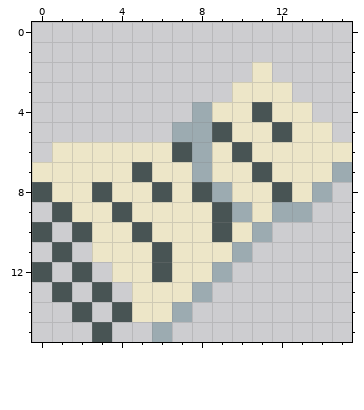
Edited in one commit: pixel-art file (Resources/Note.aseprite). Above is the file before it was changed.
16x16 pixels, 1 frame.
Once edited:
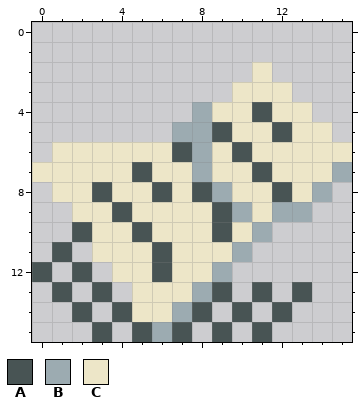
Palette (. is transparent): A #485454  B #9cabb1  C #ede6c8
The edit:
Changed rows in their new state; - is an unchanged pixel.
first column x 0:
 8 .-------------
 9 -.------------
10 .-------------
13 ---------A-A-A
14 --------A-A-A-
15 -----A-A-A-A--
